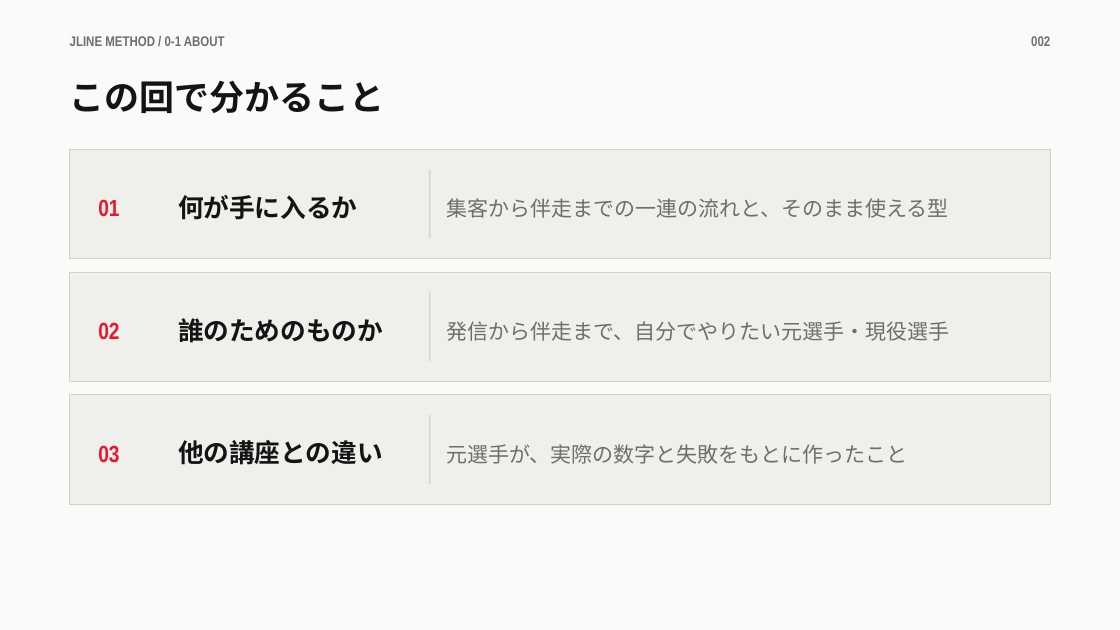
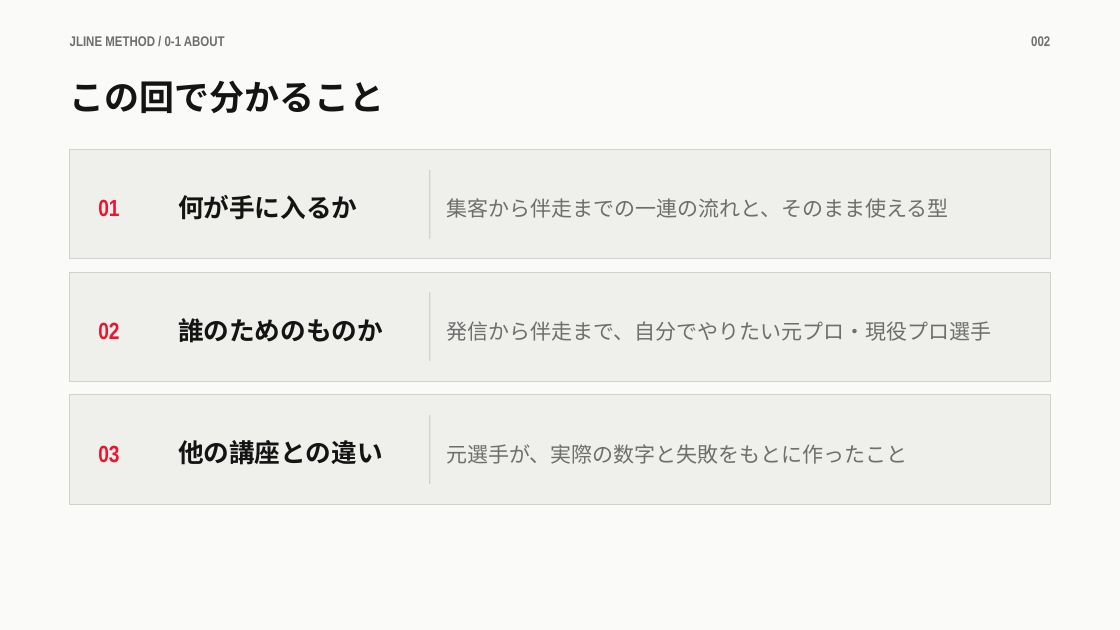
Before and after one commit to takafumisuzuki1117-sys/takafumi_suzuki, a slide deck: slide 2 of JLINEメソッド/教材/0章/0-1_JLINEメソッドとは.pptx. Drawn at 1120x630 pixels with LibreOffice and Linux fonts; fonts in the diff are those of the drawing. Boxes give left, top, right and bottom in pixels: in the first picture for what was removed or moved away, otherwise in the second. Text is boxed around its words. In the diff, an @@ line names an element or a change of style, - is before the commit and + after.

```diff
--- a/JLINEメソッド/教材/0章/0-1_JLINEメソッドとは.pptx
+++ b/JLINEメソッド/教材/0章/0-1_JLINEメソッドとは.pptx
@@ text at (446,321,991,341): text changed @@
-発信から伴走まで、自分でやりたい元選手・現役選手
+発信から伴走まで、自分でやりたい元プロ・現役プロ選手
```
Also in this commit, not shown: 10 other files.
